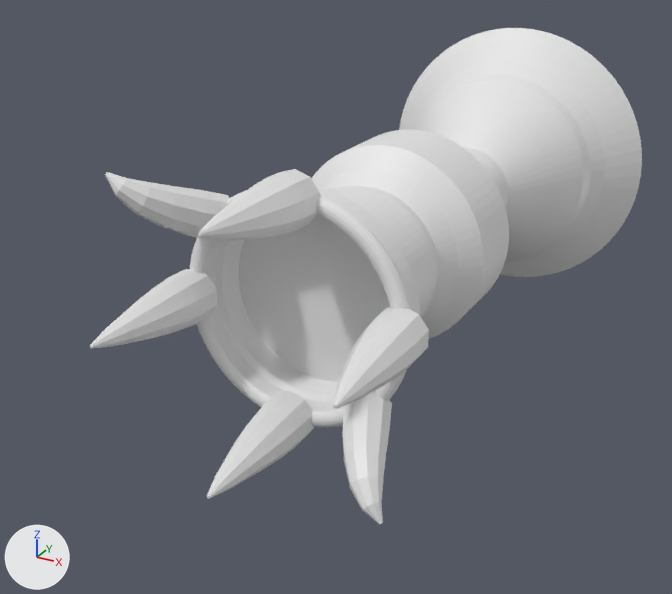
One commit to the OBJ model landstalker/data/proxies/brazier_51_2.obj: the scene before it, then after it.
One viewpoint serves both versions: a 50 mm camera at (589.7, -193.3, 395.0) aimed at (566.2, -150.6, 373.6). Lighting does not change. The marker at lower left points along +X, +Y and +Z. The picture after the commit comes second. Where no turn or scale is listed for an object, it has been applied to the vertices.

Objects in the first picture: 'brazier_51_2'.
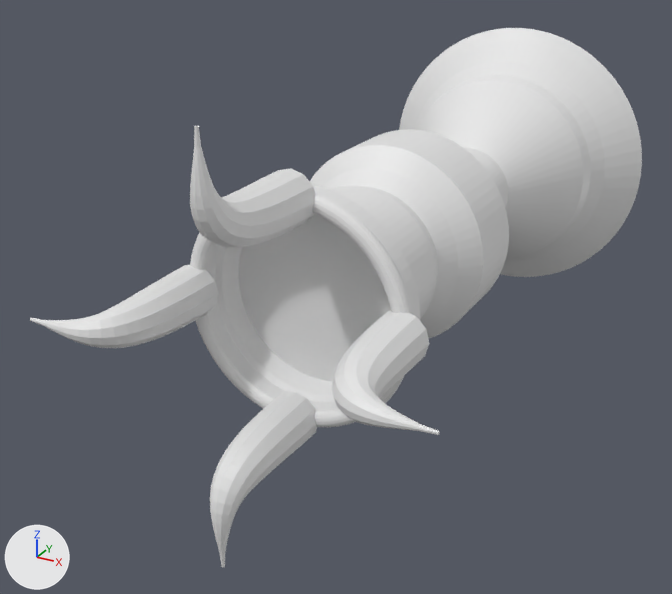
What differs and where, as boxes [x1, y1, x2, y2] in the pictures (672 x 594 px):
'brazier_51_2', reshaped (11% wider, 9% taller)
    before: [90, 28, 642, 524]
    after: [30, 28, 642, 567]
part 1 of me_brazier_51_2, rebuilt (12% wider, 21% taller)
    before: [333, 307, 429, 409]
    after: [332, 311, 440, 435]
part 2 of me_brazier_51_2, rebuilt (47% wider)
    before: [90, 269, 218, 349]
    after: [30, 265, 219, 348]
part 3 of me_brazier_51_2, rebuilt (61% taller)
    before: [206, 391, 314, 499]
    after: [210, 392, 317, 567]
part 4 of me_brazier_51_2, deleted
    before: [342, 391, 392, 524]
part 5 of me_brazier_51_2, reshaped
    before: [105, 169, 320, 242]
    after: [190, 126, 315, 247]

What changed in the scene script:
```text
Change me_brazier_51_2:
    used by ob_brazier_51_2; location = (0.0, 0.0, 0.0)
    remove me_brazier_51_2.from_pydata(...)  # 2654 vertices, 2764 faces; spans x 559.8..578.2, y -166.7..-128.0, z 367.8..386.2
    add me_brazier_51_2.from_pydata(...)  # 3066 vertices, 3168 faces; spans x 559.0..579.0, y -166.5..-128.0, z 367.0..387.0
    me_brazier_51_2 part 1: the loose piece of 72 vertices spanning x 573.3..575.8, y -166.7..-159.7, z 375.9..378.5 is rebuilt with 206 vertices and now spans x 573.2..579.0, y -166.5..-159.7, z 375.7..378.3
    me_brazier_51_2 part 2: the loose piece of 72 vertices spanning x 562.2..564.7, y -166.7..-159.7, z 375.5..378.1 is rebuilt with 206 vertices and now spans x 559.0..564.8, y -166.5..-159.7, z 375.7..378.3
    me_brazier_51_2 part 3: the loose piece of 72 vertices spanning x 567.6..570.0, y -166.7..-159.7, z 370.1..372.8 is rebuilt with 206 vertices and now spans x 567.7..570.3, y -166.5..-159.7, z 367.0..372.8
    me_brazier_51_2 part 4: the loose piece of 62 vertices spanning x 571.9..575.8, y -164.1..-159.1, z 370.2..374.1 is deleted
    me_brazier_51_2 part 5
    73 vertices are removed from x 565.1..570.4, y -166.7..-159.7, z 380.9..383.9
    96 faces are deleted
    61 vertices move from x 562.2..566.1, y -164.1..-159.1, z 379.9..383.8 to x 568.4..569.6, y -166.5..-165.5, z 383.9..387.0
    126 vertices are added at x 567.7..570.3, y -166.4..-159.7, z 381.2..387.0
    7 new vertices lie (0.0, 0.9, 0.0) away from vertices in x 567.7..570.3, y -161.7, z 381.9..383.8
    7 new vertices lie (0.0, 0.7, 0.0) away from vertices in x 567.8..570.2, y -163.3..-163.2, z 382.6..383.8
    5 new vertices lie (0.0, 0.8, -0.1) away from vertices in x 568.0..570.0, y -163.4, z 381.5..382.1
    162 new faces join them
```
